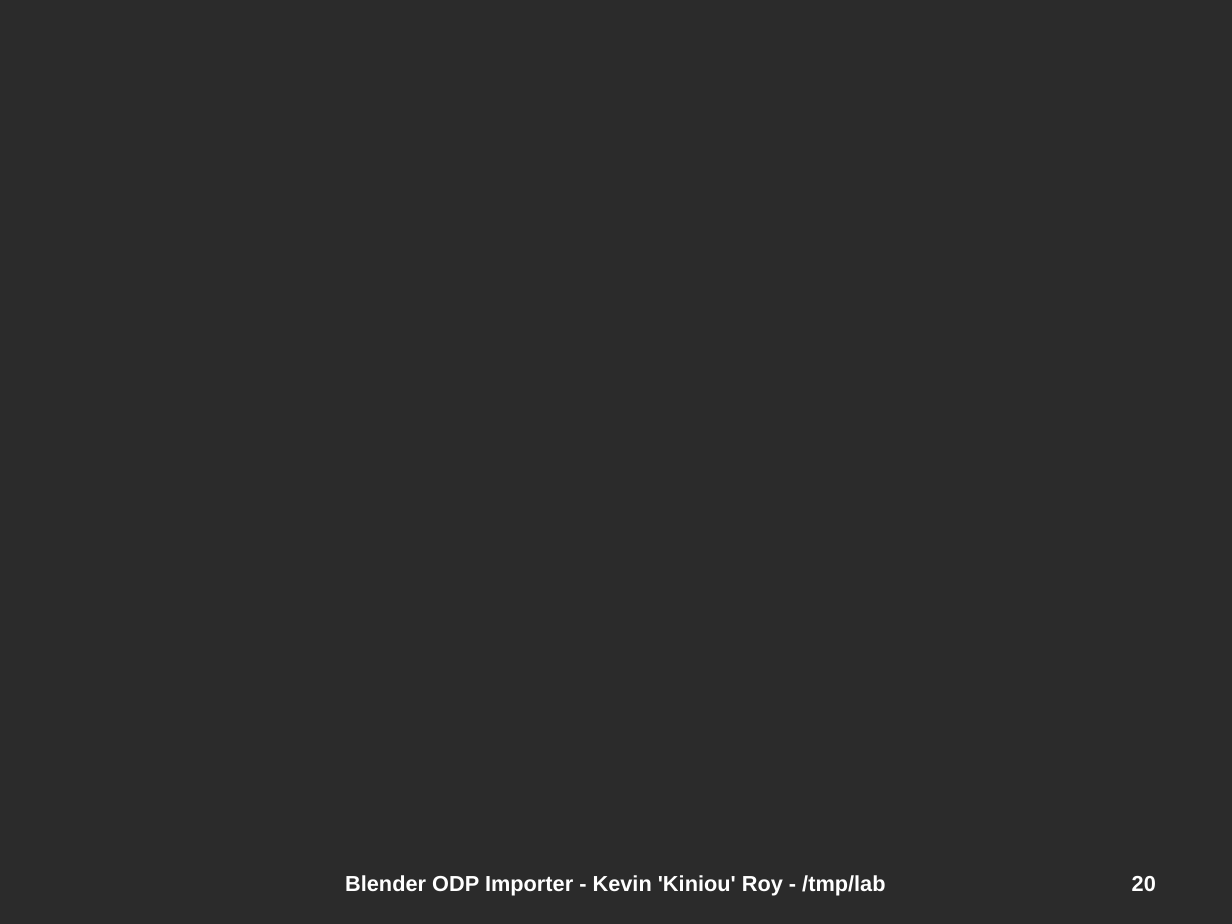
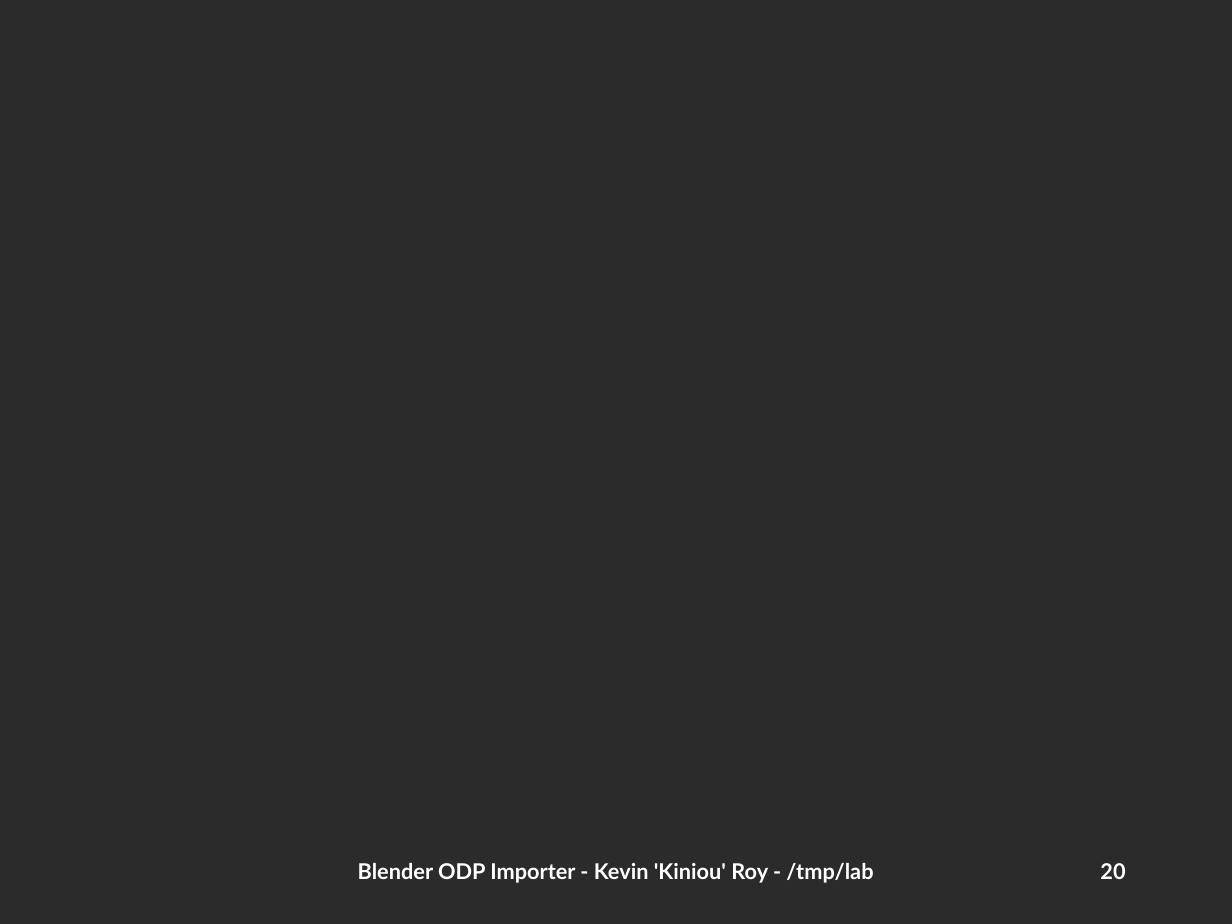
Before and after one commit to kiniou/blender-smooth-slides, a slide deck: slide 20 of import/doc/HSF2009.odp. Drawn at 1232x924 pixels with LibreOffice and Linux fonts; fonts in the diff are those of the drawing; background and template pictures are left out; a plain dark background stands for a picture behind light text. Boxes give left, top, right and bottom in pixels: in the first picture for what was removed or moved away, otherwise in the second. Text is boxed around its words. In the diff, an @@ line names an element or a change of style, - is before the commit and + after.

Commit message:
Road to get ODP Styles working (5)
    * Added Background image on pages

```diff
--- a/import/doc/HSF2009.odp
+++ b/import/doc/HSF2009.odp
@@ text "Blender ODP Importer - Kevin ...": place and size @@
-text "Blender ODP Importer - Kevin ..." at (345,875,885,896)
+text "Blender ODP Importer - Kevin ..." at (358,863,873,883)
@@ text "Blender ODP Importer - Kevin ..." at (358,863,873,883): font Arial to Lato, letter outline #FFFFFF 0.75 pt to none; vertical alignment middle to top @@
@@ page number at (1100,863,1125,879): font Arial to Lato, letter outline #FFFFFF 0.75 pt to none; vertical alignment middle to top @@
@@ page number: place and size @@
-page number at (1132,876,1156,891)
+page number at (1100,863,1125,879)
```
Also in this commit, not shown: 21 other slides changed, 1 slide added, 1 slide removed, 3 other files.
